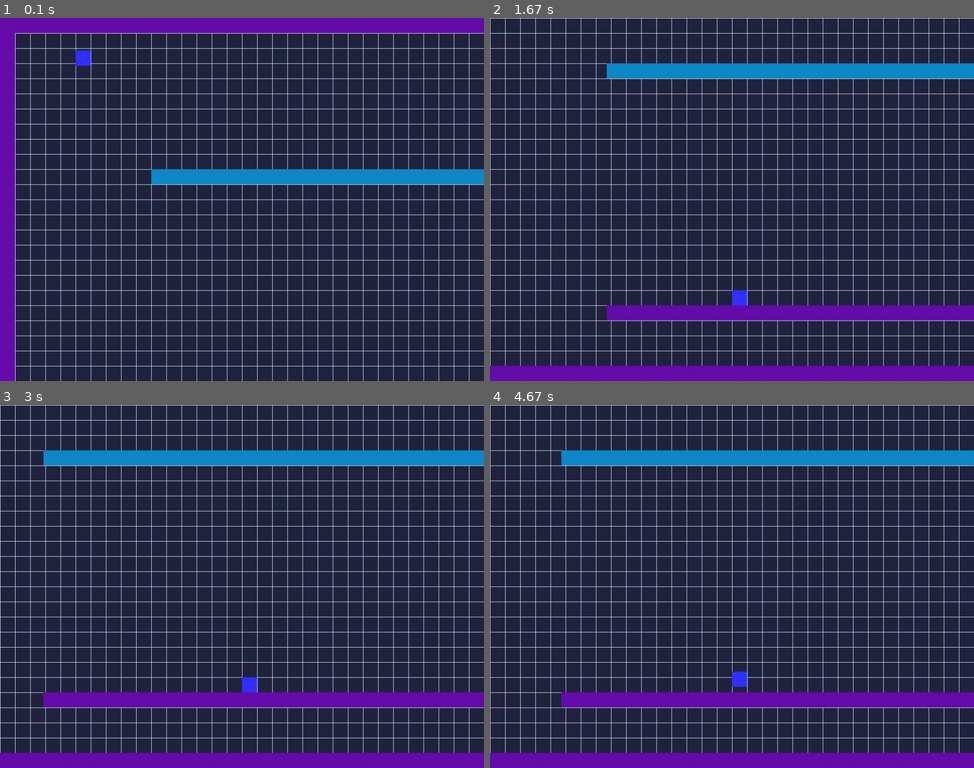
Above: before the commit, frames 1-4 (two rows, left to right).
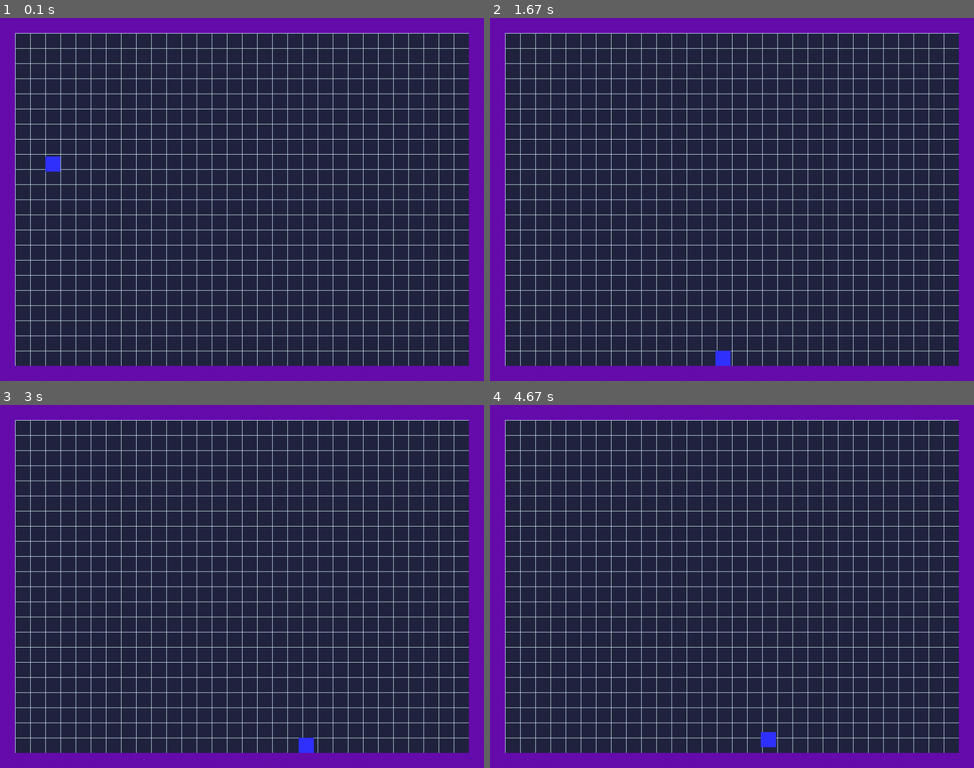
Above: after the commit, the same moments.

Repository: ArthurC13/A-Level-Project-Arthur-Chen
Game: pygame game, started from A level Project.py
Two runs of this game, one before a commit and one after it. Both use one fixed random seed, a clock stepped at 60 frames per second and the inputs below.
Inputs:
- Up to frame 1 (0.1 s): no input
- Up to frame 2 (1.67 s): hold Esc 0.33-0.8 s; hold Right 0.33-0.8 s; hold P 0.83-1.3 s; hold Right 0.83-1.3 s; hold Right from 1.33 s (still down)
- Up to frame 3 (3 s): release Right at 1.8 s; hold Up 1.83-2.13 s; hold Right 2.17-2.63 s; hold Left from 2.67 s (still down)
- Up to frame 4 (4.67 s): release Left at 3.2 s; hold Left 3.23-3.63 s; hold Up 3.67-4.03 s; hold Right from 4.07 s (still down)

The runs differ from the first frame. In frame 1, 10% of the frame differs, in the area x 3-100%, y 4-100%; in frame 2, 16%; in frame 3, 18%, in the area x 0-100%, y 0-96%; in frame 4, 17%.

Commit message:
added terminal velocity

Diff:
--- a/A level Project.py
+++ b/A level Project.py
@@ -87,6 +87,7 @@
         self.movement_controls()
         self.acc.x += self.vel.x*FRICTION
         self.vel += self.acc
+        self.vel.y = min(self.vel.y, 15)        #termial velocity
         self.pos += self.vel + 0.5 * self.acc
         self.rect.x = int(self.pos.x)
         self.wall_collisions('x')
@@ -128,8 +129,8 @@
         return entity.rect.move(self.camera.topleft)
 
     def update(self, target):
-        x = -target.rect.x + int(WIDTH / 2)
-        y = -target.rect.y + int(HEIGHT / 2)
+        x = -target.rect.x - int(target.rect.width / 2) + int(WIDTH / 2)
+        y = -target.rect.y + int(HEIGHT / 4*3)
 
         x = min(0, x)
         y = min(0, y)
@@ -154,7 +155,7 @@
 
     def new_game(self):
         self.sprite_group_reset()
-        self.level = 2
+        self.level = 1
         self.load_map(self.level)
         self.camera = Camera(self.map.width, self.map.height)
 
@@ -190,6 +191,8 @@
             if event.type == pygame.KEYDOWN:
                 if event.key == pygame.K_ESCAPE:
                     self.pause_game()
+                if event.key == pygame.K_p:
+                    print(self.player.pos, -self.player.rect.x - int(self.player.rect.width / 2) + int(WIDTH / 2))
 
     def update(self):
         self.all_sprites_group.update()
@@ -212,7 +215,7 @@
         pass
 
     def pause_game(self):
-        pass
+        self.done = True
 
     def exit_game(self):
         pygame.quit()
--- a/maps/map2.txt
+++ b/maps/map2.txt
@@ -28,4 +28,50 @@
 1000000000000000000000000000000000000000000000000000000000000000000000000000000000000000000000000000000000000001
 1000000000000000000000000000000000000000000000000000000000000000000000000000000000000000000000000000000000000001
 1000000000000000000000000000000000000000000000000000000000000000000000000000000000000000000000000000000000000001
+1000000000222222222222222222222222222222222222000000000000000000000000000000000000000000000000000000000000000001
+1000000000000000000000000000000000000000000000000000000000000000000000000000000000000000000000000000000000000001
+1000000000000000000000000000000000000000000000000000000000000000000000000000000000000000000000000000000000000001
+1000000000222222222222222222222222222222222222000000000000000000000000000000000000000000000000000000000000000001
+1000000000000000000000000000000000000000000000000000000000000000000000000000000000000000000000000000000000000001
+1000000000000000000000000000000000000000000000000000000000000000000000000000000000000000000000000000000000000001
+1000000000000000000000000000000000000000000000000000000000000000000000000000000000000000000000000000000000000001
+1000000000222222222222222222222222222222222222000000000000000000000000000000000000000000000000000000000000000001
+1000000000000000000000000000000000000000000000000000000000000000000000000000000000000000000000000000000000000001
+1000000000000000000000000000000000000000000000000000000000000000000000000000000000000000000000000000000000000001
+1000000000000000000000000000000000000000000002222222222222222222222222220000000000000000000000000000000000000001
+1000000000000000000000000000000000000000000000000000000000000000000000000000000000000000000000000000000000000001
+1000000000000000000000000000000000000000000000000000000000000000000000000000000000000000000000000000000000000001
+1000000000111111111111111111111111111111100000000000000000000000000000000000000000000000000000000000000000000001
+1000000000000000000000000000000000000000000000000000000000000000000000000000000000000000000000000000000000000001
+1000000000000000000000000000000000000000000000000000000000000000000000000000000000000000000000000000000000000001
+1000000000000000000000000000000000000222222222222222222222222222222222222000000000000000000000000000000000000001
+1000000000000000000000000000000000000000000000000000000000000000000000000000000000000000000000000000000000000001
+1000000000000000000000000000000000000000000000000000000000000000000000000000000000000000000000000000000000000001
+1000000000000000000000000000000000000000000000000000000000000000000000000000000000000000000000000000000000000001
+1000000000222222222222222222222200000000000000000000000000000000000000000000000000000000000000000000000000000001
+1000000000000000000000000000000000000000000000000000000000000000000000000000000000000000000000000000000000000001
+1000000000000000000000000000000000000000000000000000000000000000000000000000000000000000000000000000000000000001
+1000000000000000000000000000000000000000000000000000000000000000000000000000000000000000000000000000000000000001
+1000000000000000000000000000002222222222222222222222222222222222220000000000000000000000000000000000000000000001
+1000000000000000000000000000000000000000000000000000000000000000000000000000000000000000000000000000000000000001
+1000000000000000000000000000000000000000000000000000000000000000000000000000000000000000000000000000000000000001
+1000000000000000000000000000000000000000000000000000000000000000000000000000000000000000000000000000000000000001
+1000000000222222222222222222222222222222222222000000000000000000000000000000000000000000000000000000000000000001
+1000000000000000000000000000000000000000000000000000000000000000000000000000000000000000000000000000000000000001
+1000000000000000000000000000000000000000000000000000000000000000000000000000000000000000000000000000000000000001
+1000000000000000000000000000000000000000000000000000000000000000000000000000000000000000000000000000000000000001
+1000000000000000000000000000000000000000000000000000002222222222222222222222222222222222220000000000000000000001
+1000000000000000000000000000000000000000000000000000000000000000000000000000000000000000000000000000000000000001
+1000000000000000000000000000000000000000000000000000000000000000000000000000000000000000000000000000000000000001
+1000000000000000000000000000000000000000000000000000000000000000000000000000000000000000000000000000000000000001
+1000000000222222222222222222222222222222222222000000000000000000000000000000000000000000000000000000000000000001
+1000000000000000000000000000000000000000000000000000000000000000000000000000000000000000000000000000000000000001
+1000000000000000000000000000000000000000000000000000000000000000000000000000000000000000000000000000000000000001
+1000000000000000000000000000000000000000000000000000000000000000000000000000000000000000000000000000000000000001
+1000000000000000000000000000000000022222222222222222222222222222222222200000000000000000000000000000000000000001
+1000000000000000000000000000000000000000000000000000000000000000000000000000000000000000000000000000000000000001
+1000000000000000000000000000000000000000000000000000000000000000000000000000000000000000000000000000000000000001
+1000000000222222222222222222222222222222222222000000000000000000000000000000000000000000000000000000000000000001
+1000000000000000000000000000000000000000000000000000000000000000000000000000000000000000000000000000000000000001
+1000000000000000000000000000000000000000000000000000000000000000000000000000000000000000000000000000000000000001
 1111111111111111111111111111111111111111111111111111111111111111111111111111111111111111111111111111111111111111
